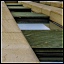
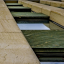
Layered file, before and after one edit (64x64). Changes by layer:
removed layer "bright" (was overlay, 50%) over [1, 1, 63, 63]
removed layer "border" over [0, 0, 64, 64]
